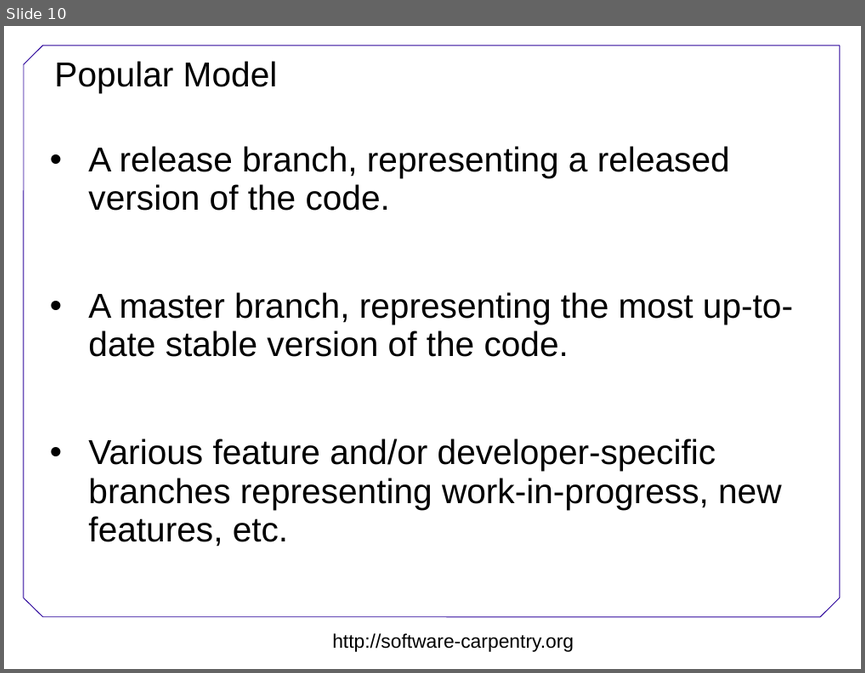
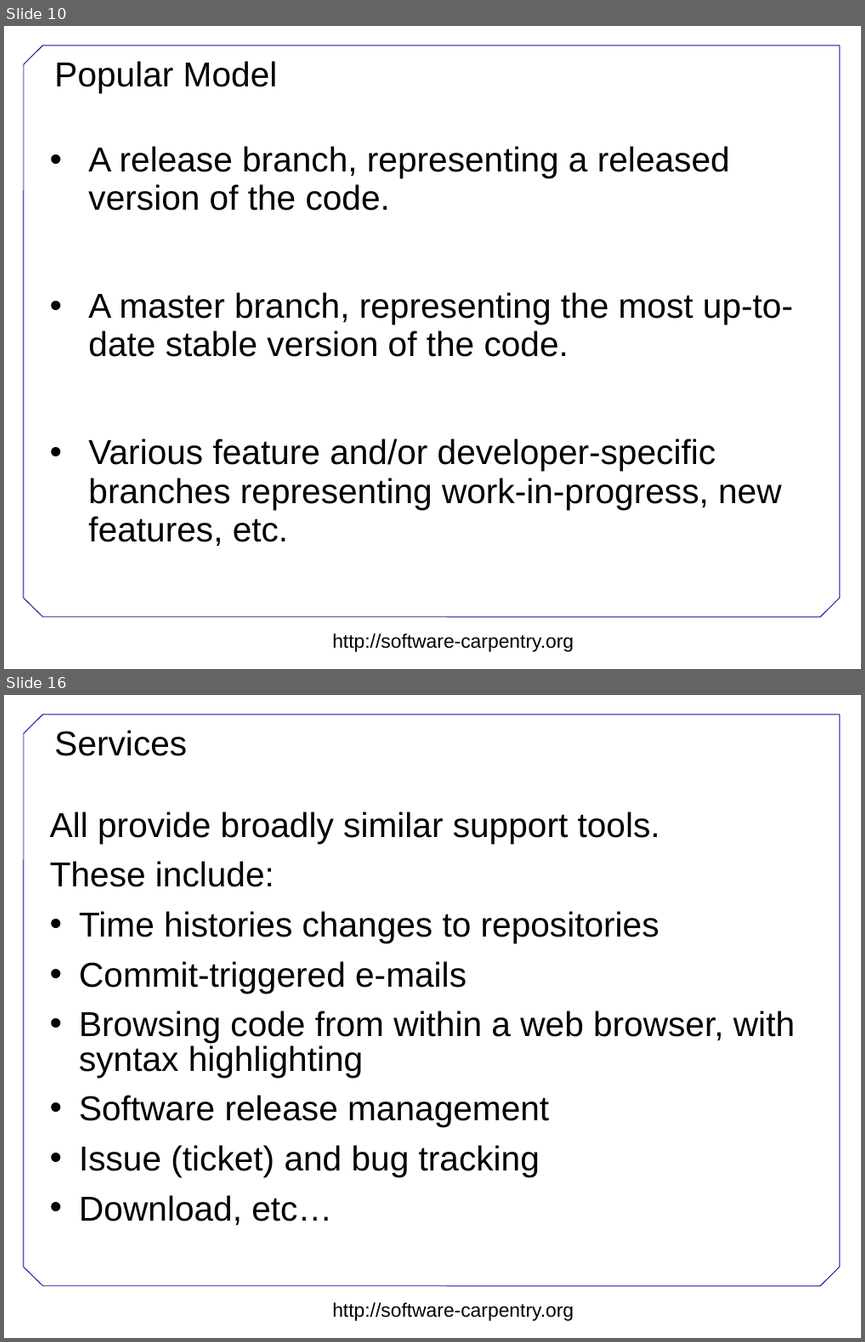
Before and after one commit to swcarpentry/DEPRECATED-boot-camps, a slide deck: version-control/Version-control.ppt. Shown one above the other, each under a label of ours: slide 10 before the commit, slides 10 and 16 after it; the slides between them are not shown. The pictures are 865x673 and 865x1342 pixels, drawn with LibreOffice and Linux fonts; fonts in the diff are those of the drawing; background and template pictures are left out. Boxes give left, top, right and bottom in pixels: in the first picture for what was removed or moved away, otherwise in the second. Text is boxed around its words. In the diff, an @@ line names an element or a change of style, - is before the commit and + after.

```diff
--- a/version-control/Version-control.ppt
+++ b/version-control/Version-control.ppt
@@ slide 16 added at (4, 695, 861, 1338), background #FFFFFF; not listed: 8 template elements that a slide beside it also shows @@
@@ title added at (54, 730, 187, 756), 32 pt, text #000000 @@
+Services
@@ text added at (50, 811, 794, 1225), 32 pt, text #000000 @@
+All provide broadly similar support tools.
+These include:
+• Time histories changes to repositories
+• Commit-triggered e-mails
+• Browsing code from within a web browser, with syntax highlighting
+• Software release management
+• Issue (ticket) and bug tracking
+• Download, etc…
```
Also in this commit, not shown: 2 slides changed, 13 other slides added, 1 slide removed.
